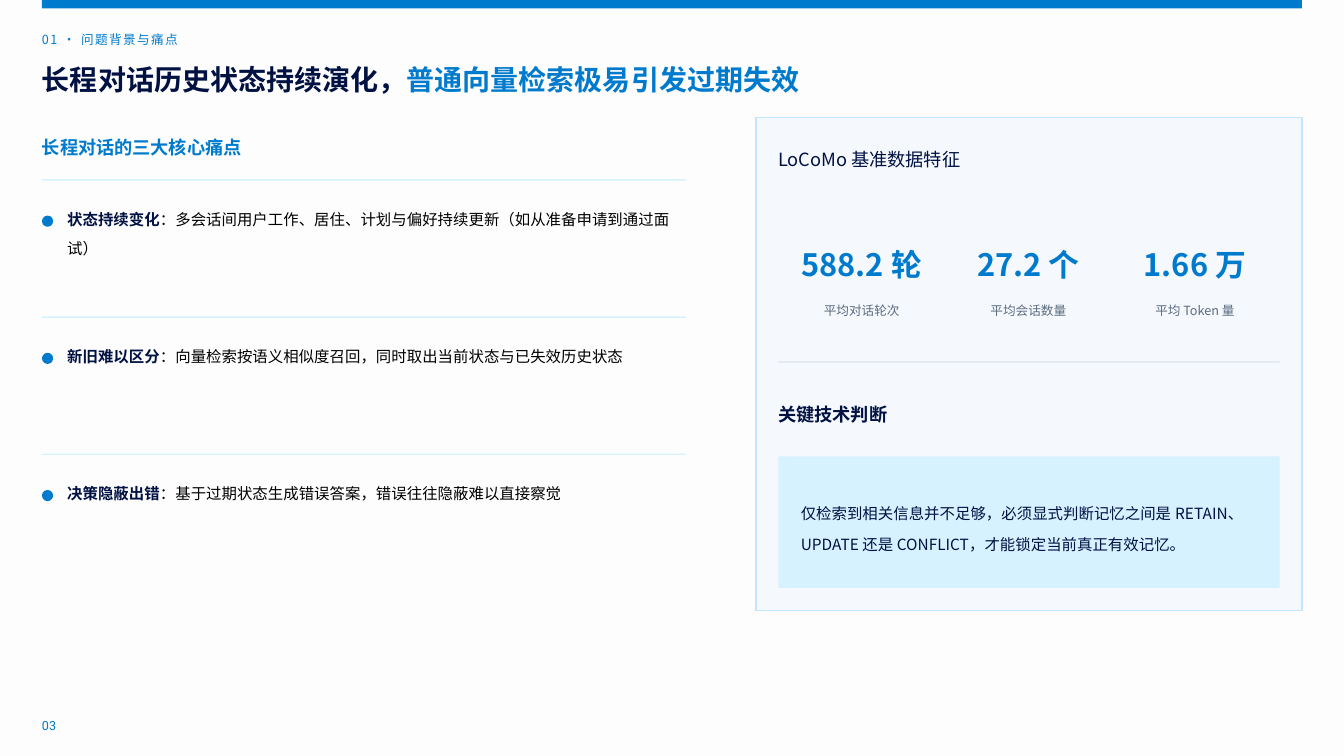
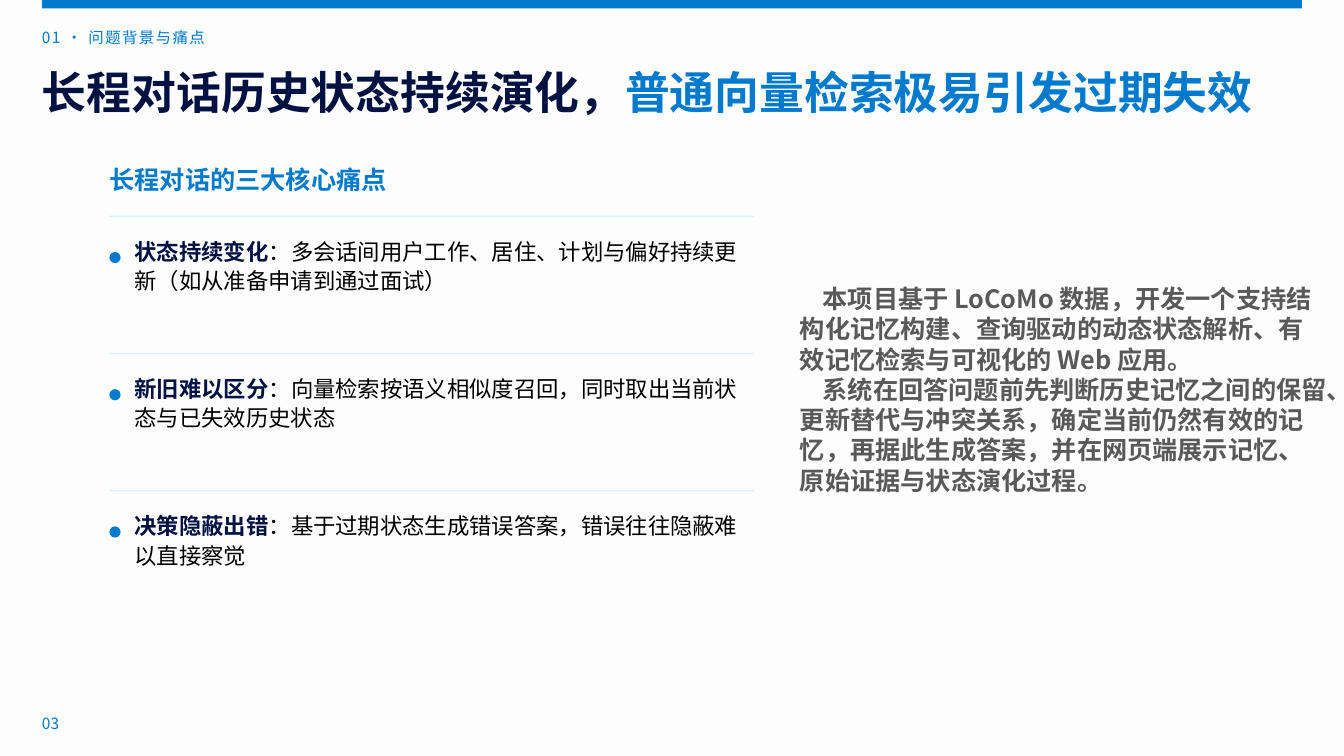
Before and after one commit to Chenyyyyyy666/ZJU-Software-Requirements-Engineering-Project, a slide deck: slide 3 of slides/proposal_ppt.pptx. Drawn at 1344x756 pixels with LibreOffice and Linux fonts; fonts in the diff are those of the drawing. Boxes give left, top, right and bottom in pixels: in the first picture for what was removed or moved away, otherwise in the second. Text is boxed around its words. In the diff, an @@ line names an element or a change of style, - is before the commit and + after.

Commit message:
docs(slides): 更新开题汇报 PPT 与导出 PDF

```diff
--- a/slides/proposal_ppt.pptx
+++ b/slides/proposal_ppt.pptx
@@ text "01 · 问题背景与痛点" at [42, 30, 204, 45]: size 9 to 11 pt @@
@@ text "长程对话历史状态持续演化，普通向量检索极易引发过期失效" at [42, 70, 1253, 115]: size 20 to 32 pt @@
@@ rectangle removed at [756, 118, 1303, 611] @@
@@ text "长程对话的三大核心痛点" at [109, 167, 386, 192]: size 13 to 18 pt @@
@@ text removed at [778, 150, 960, 168] @@
-LoCoMo 基准数据特征
@@ text removed at [802, 249, 922, 279] @@
-588.2 轮
@@ text removed at [977, 250, 1080, 279] @@
-27.2 个
@@ text removed at [1144, 252, 1246, 279] @@
-1.66 万
@@ text added at [800, 286, 1344, 492], 18 pt, text #595959, bold @@
+本项目基于 LoCoMo 数据，开发一个支持结构化记忆构建、查询驱动的动态状态解析、有效记忆检索与可视化的 Web 应用。
+系统在回答问题前先判断历史记忆之间的保留、更新替代与冲突关系，确定当前仍然有效的记忆，再据此生成答案，并在网页端展示记忆、原始证据与状态演化过程。
@@ text removed at [824, 304, 900, 316] @@
-平均对话轮次
@@ text removed at [990, 304, 1066, 316] @@
-平均会话数量
@@ text removed at [1155, 304, 1235, 316] @@
-平均 Token 量
@@ rectangle removed at [778, 361, 1279, 362] @@
@@ text removed at [778, 405, 887, 423] @@
-关键技术判断
@@ rectangle removed at [778, 457, 1279, 589] @@
@@ 3 rectangles, 3 ellipses, 1 text: place and size @@
-3 rectangles, 3 ellipses, 1 text at [42, 138, 687, 501]
+3 rectangles, 3 ellipses, 1 text at [109, 167, 754, 537]
@@ text removed at [801, 506, 1243, 552] @@
-仅检索到相关信息并不足够，必须显式判断记忆之间是 RETAIN、UPDATE 还是 CONFLICT，才能锁定当前真正有效记忆。
@@ 3 texts: place and size @@
-3 texts at [67, 211, 669, 501]
+3 texts at [135, 240, 738, 566]
@@ size 11 to 16 pt in 3 elements at [135, 240, 738, 291], [135, 378, 738, 428], [135, 515, 738, 566] @@
@@ text "03" at [42, 717, 59, 729]: size 9 to 11 pt, font Roboto to Noto Sans CJK SC @@
```
Also in this commit, not shown: 8 other slides changed, 1 slide added, 1 slide removed, 1 other file.
